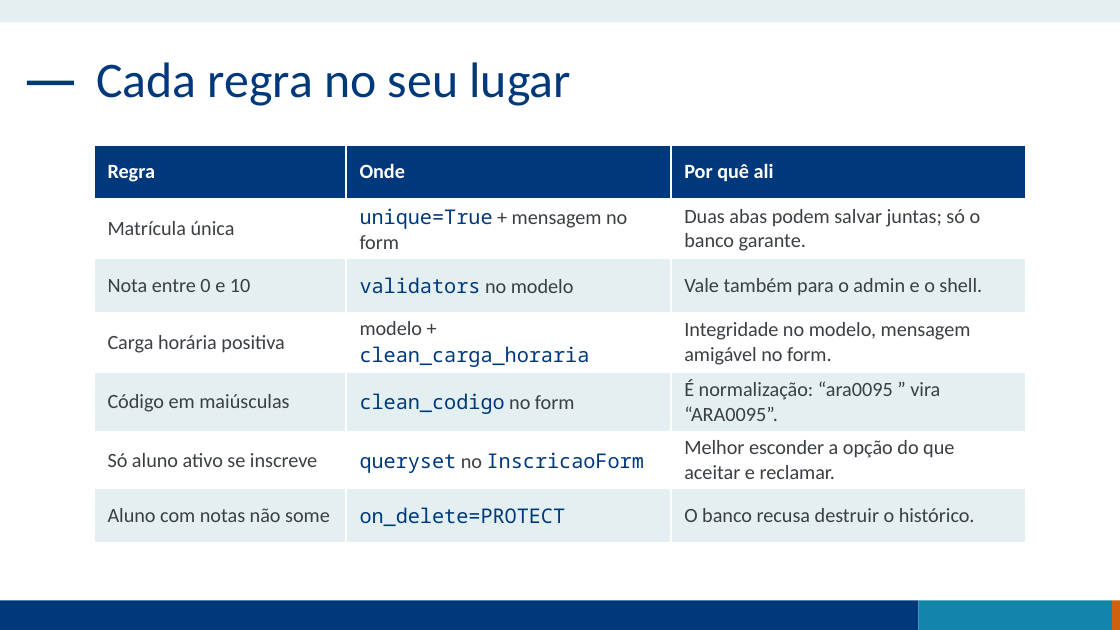
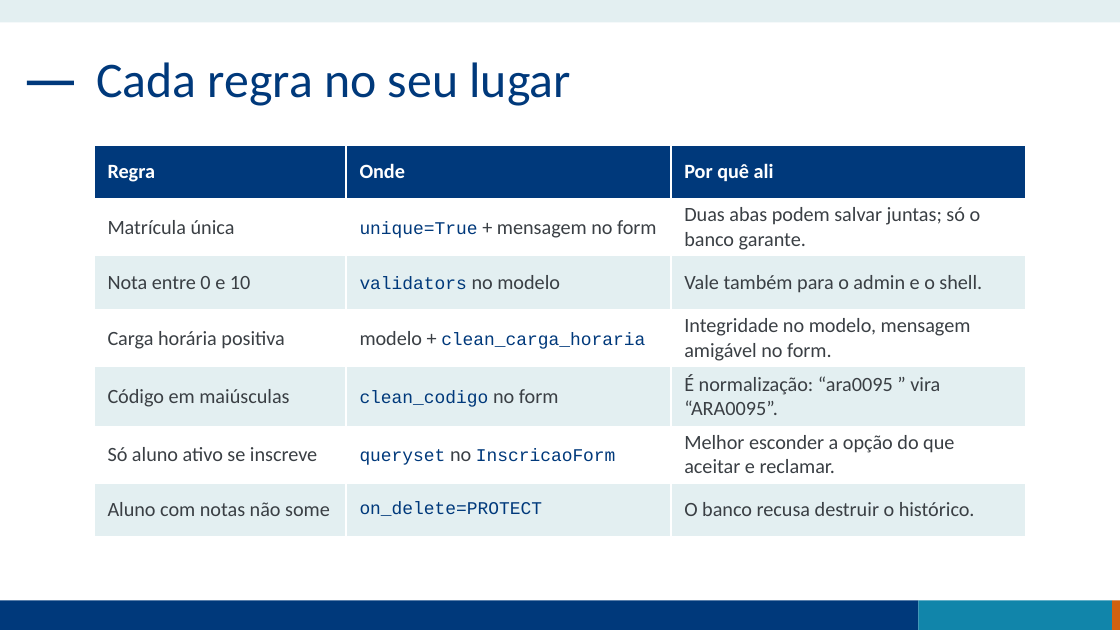
Before and after one commit to maxwalves/projetoPython, a slide deck: slide 9 of Aula1_CRUD_completo.pptx (slide 8 before the commit). Drawn at 1120x630 pixels with LibreOffice and Linux fonts; fonts in the diff are those of the drawing. Boxes give left, top, right and bottom in pixels: in the first picture for what was removed or moved away, otherwise in the second. Text is boxed around its words. In the diff, an @@ line names an element or a change of style, - is before the commit and + after.

```diff
--- a/Aula1_CRUD_completo.pptx
+++ b/Aula1_CRUD_completo.pptx
@@ table at [94,146,1026,520] @@
@@ size 13 to 11.5 pt, font Noto Sans Mono to Courier New in "unique=True", "validators", "clean_carga_horaria", "clean_codigo" and 2 more places @@
```
Also in this commit, not shown: 20 other slides changed, 4 slides added, 3 other files.
